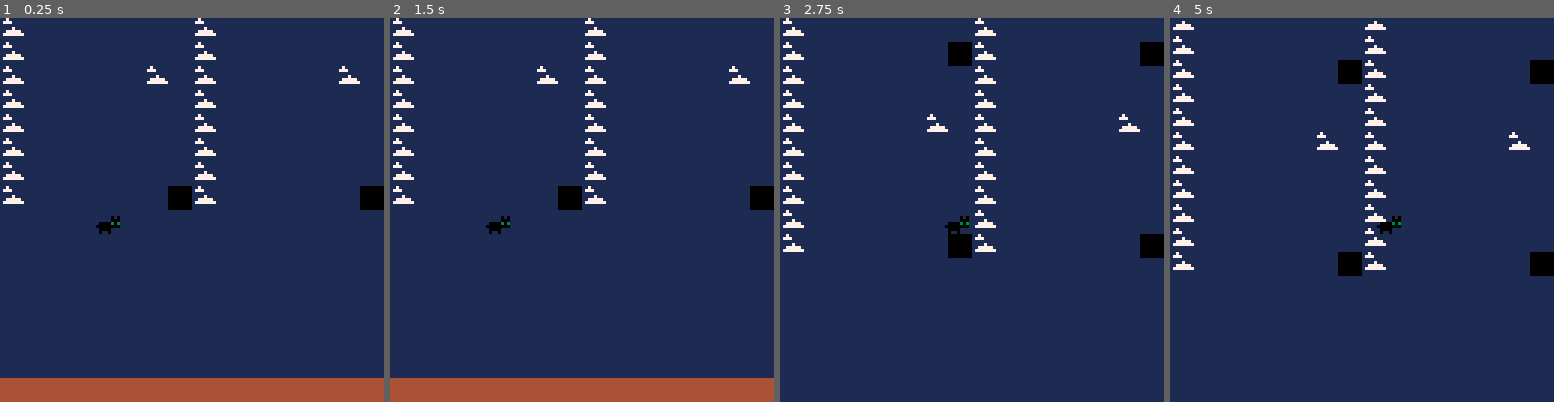
Above: before the commit, frames 1-4 (left to right).
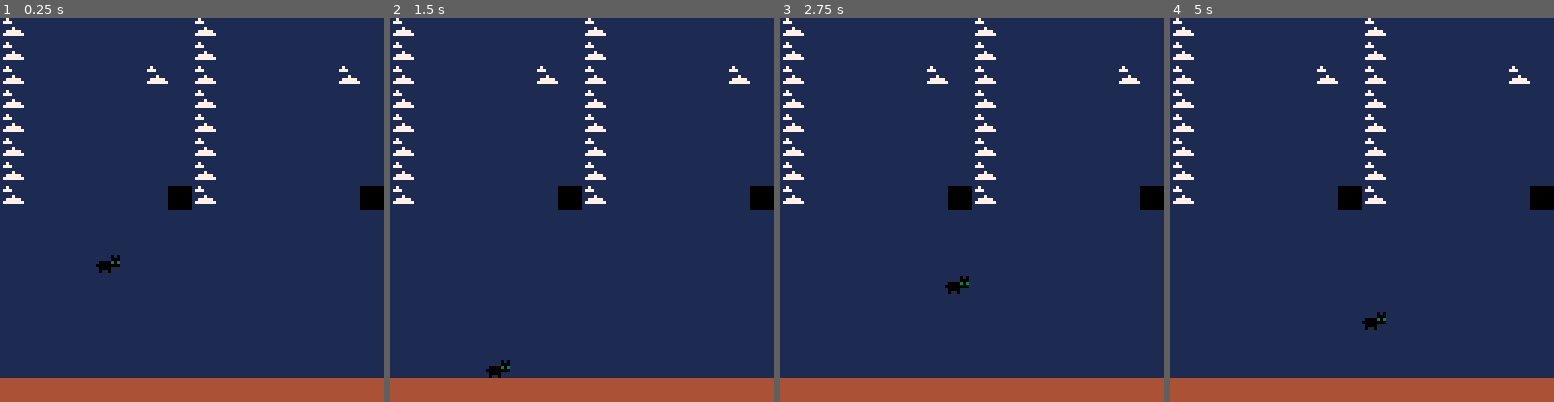
Above: after the commit, the same moments.

Repository: Prakkkmak/pip
Game: PICO-8 cartridge pip.p8
Two runs of this game, one before a commit and one after it. Both use one fixed random seed, a clock stepped at 60 frames per second and the inputs below.
Inputs:
- Up to frame 1 (0.25 s): no input
- Up to frame 2 (1.5 s): no input
- Up to frame 3 (2.75 s): hold Right 1.6-2.1 s; hold Up 2.15-2.42 s; hold Right from 2.47 s (still down)
- Up to frame 4 (5 s): release Right at 3.03 s; hold Left 3.08-3.58 s; hold Down 3.63-3.97 s; hold Right 4.02-4.68 s; hold Up from 4.73 s (still down)

The runs differ from the first frame. In frame 1, 0.3% of the frame differs, in the area x 25-32%, y 51-67%; in frame 2, 0.3%; in frame 3, 9.7%; in frame 4, 13%, in the area x 0-100%, y 0-100%.

Commit message:
add speed

Diff:
--- a/src/main.lua
+++ b/src/main.lua
@@ -16,7 +16,7 @@
 end
 
 function _update()
-	player.move()
+	player.update()
 	t += 1
 end
 
--- a/src/player.lua
+++ b/src/player.lua
@@ -1,12 +1,19 @@
 -- Constants
-gravity = 0
+gravity = 1
 tsize = 8
-wspeed = 1
-jspeed = 2
+accel = 1
+jforce = 2
+fric = 1
+max_spd = 4
 -- Sprites
 idle = 49
 
 player = {
+	x = 0,
+	y = 0
+}
+
+speed = {
 	x = 0,
 	y = 0
 }
@@ -42,18 +49,38 @@
 	local tx = player.x
 	local ty = player.y
 
-	if (btn(0)) tx -= wspeed
-	if (btn(1)) tx += wspeed
+	if (btn(0)) speed.x -= accel
+	if (btn(1)) speed.x += accel
+	tx += speed.x
 	tx = player.collide(tx, player.x, player.y, 0)
 
-	if (btn(2)) ty -= jspeed
-	if (btn(3)) ty += wspeed
+	if (btn(2)) speed.y -= jforce
+	ty += speed.y
 	ty = player.collide(ty, player.y, tx, 1)
 
 	player.x = tx
 	player.y = ty
 end
 
+function player.apply_nat_forces()
+	-- Gravity
+	speed.y += gravity
+
+	-- Friction
+	if speed.x > 0 then
+		speed.x = min(speed.x - fric, 0)
+	elseif speed.x < 0 then
+		speed.x = max(speed.x + fric, 0)
+	end
+end
+
+function player.update()
+	player.move()
+	player.apply_nat_forces()
+	speed.x = mid(-max_spd, speed.x, max_spd)
+	speed.y = mid(-max_spd, speed.y, max_spd / 2)
+end
+
 function player.draw()
 	spr(idle, player.x, player.y)
 end
